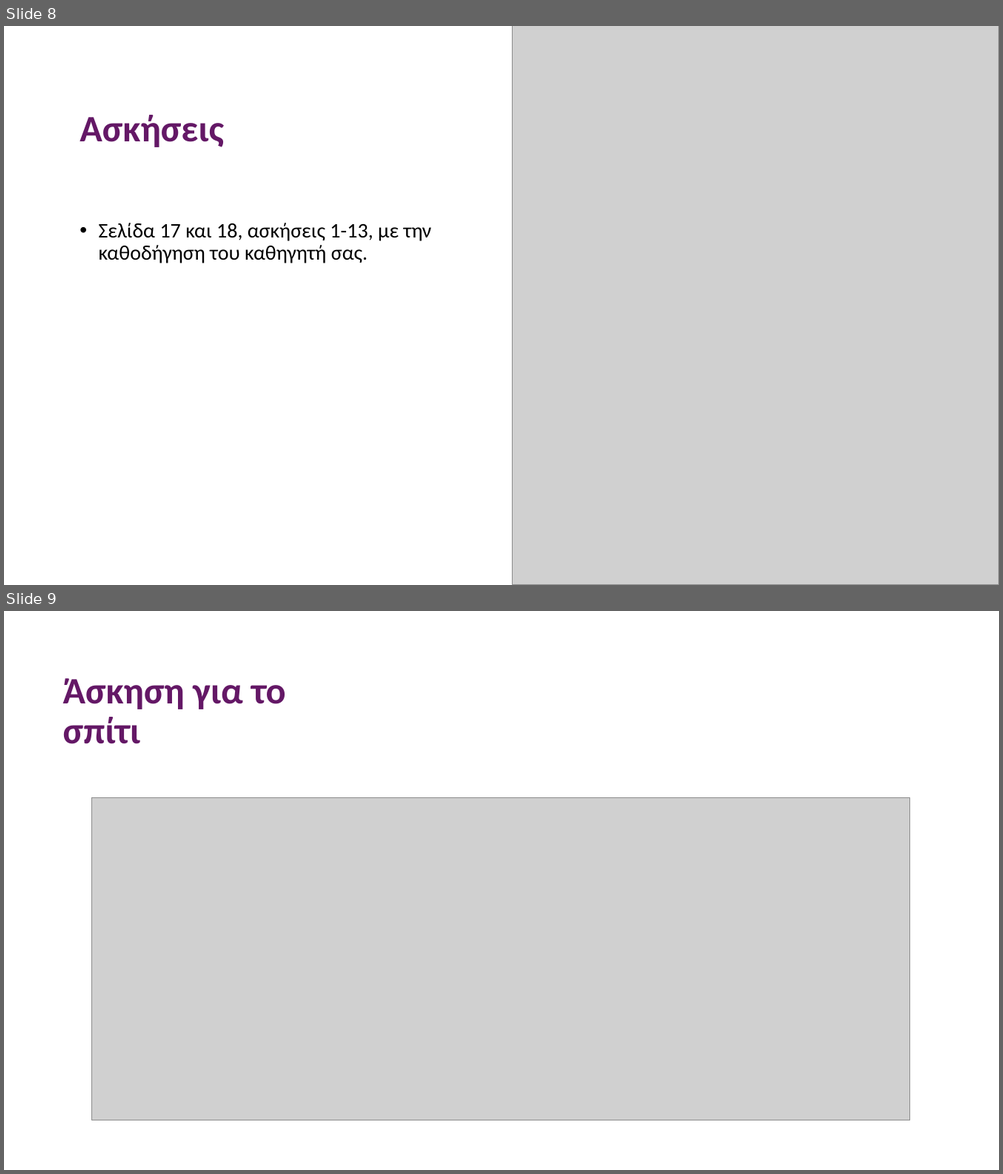
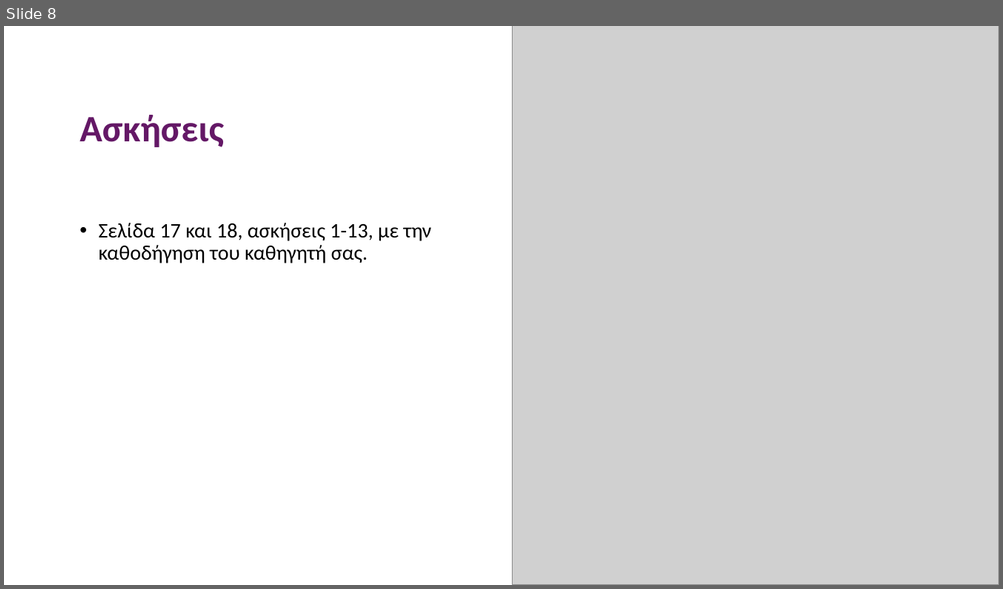
Before and after one commit to aristos32/education, a slide deck: schools-presentations/B Gymnasiou/B41M2 - Εργασία με Υπολογιστικά Φύλλα.pptx. Shown one above the other, each under a label of ours: slides 8 and 9 before the commit, slide 8 after it. The pictures are 1003x1174 and 1003x589 pixels, drawn with LibreOffice and Linux fonts; fonts in the diff are those of the drawing; grey boxes stand for pictures. Boxes give left, top, right and bottom in pixels: in the first picture for what was removed or moved away, otherwise in the second. Text is boxed around its words. In the diff, an @@ line names an element or a change of style, - is before the commit and + after.

```diff
--- a/schools-presentations/B Gymnasiou/B41M2 - Εργασία με Υπολογιστικά Φύλλα.pptx
+++ b/schools-presentations/B Gymnasiou/B41M2 - Εργασία με Υπολογιστικά Φύλλα.pptx
@@ slide 9 removed at [4, 611, 999, 1170], background #FFFFFF @@
@@ title removed at [63, 678, 285, 744] @@
-Άσκηση για το σπίτι
@@ picture removed at [92, 798, 910, 1122] @@
```
Also in this commit, not shown: 4 other files.
